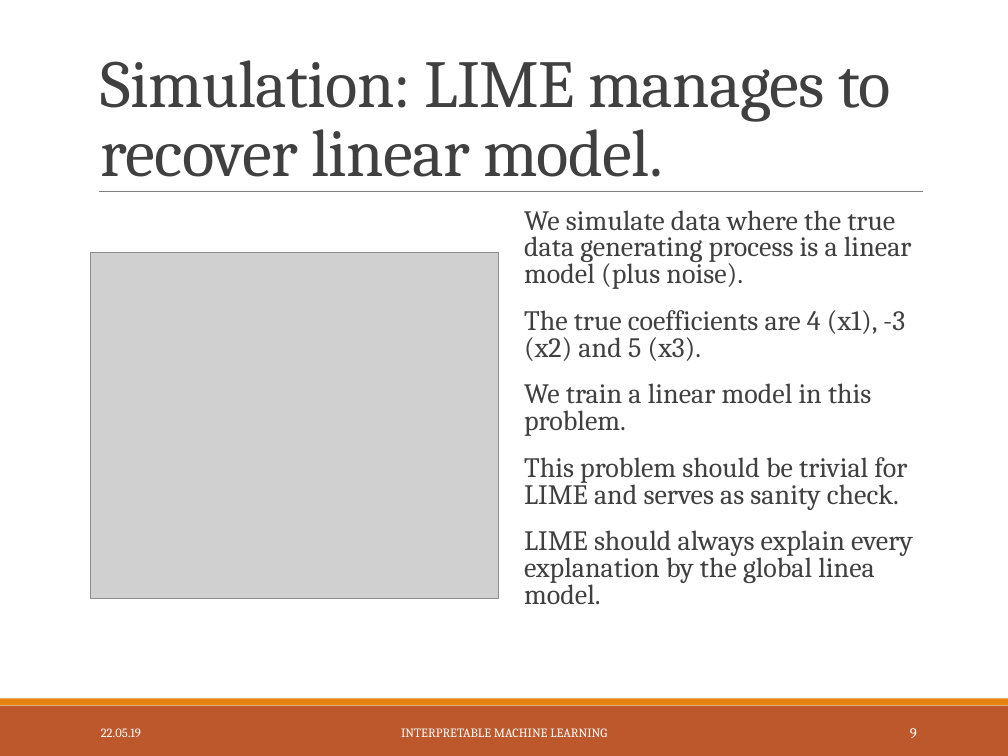
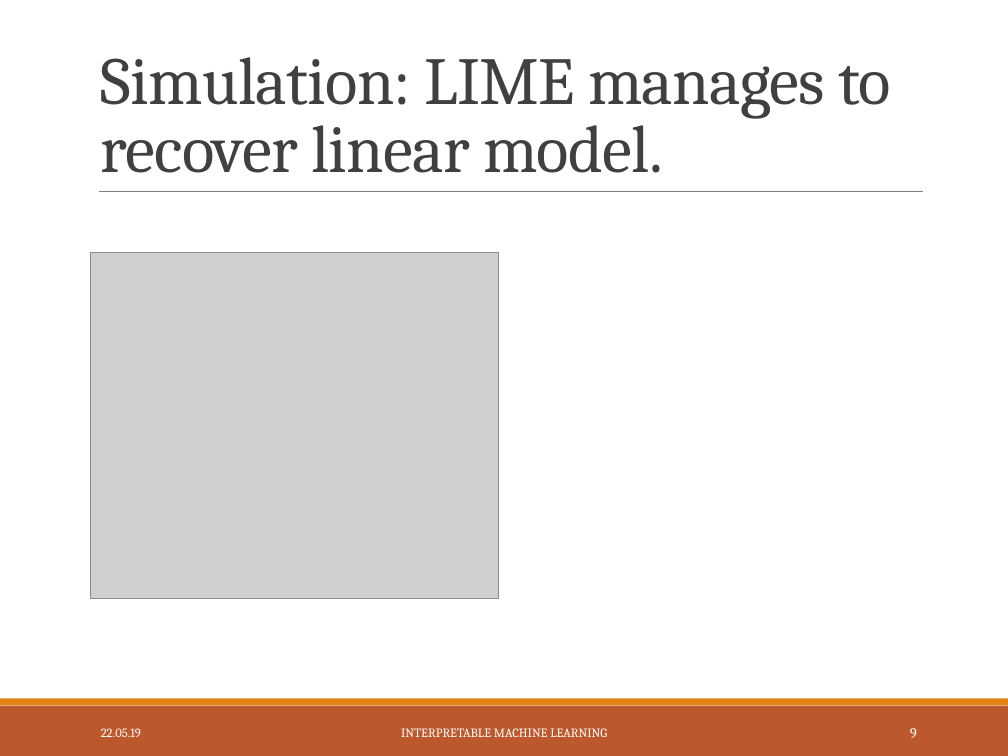
Before and after one commit to slds-lmu/iml_methods_limitations, a slide deck: slide 10 of Slides/LIME-neighbourhood.pptx. Drawn at 1008x756 pixels with LibreOffice and Linux fonts; fonts in the diff are those of the drawing; grey boxes stand for pictures. Boxes give left, top, right and bottom in pixels: in the first picture for what was removed or moved away, otherwise in the second. Text is boxed around its words. In the diff, an @@ line names an element or a change of style, - is before the commit and + after.

```diff
--- a/Slides/LIME-neighbourhood.pptx
+++ b/Slides/LIME-neighbourhood.pptx
@@ title "Simulation: LIME manages to recover ...": place and size @@
-title "Simulation: LIME manages to recover ..." at box(101, 60, 891, 177)
+title "Simulation: LIME manages to recover ..." at box(101, 57, 891, 173)
@@ text removed at box(524, 210, 913, 604) @@
-  We simulate data where the true data generating process is a linear model (plus noise).
-  The true coefficients are 4 (x1), -3 (x2) and 5 (x3).
-  We train a linear model in this problem.
-  This problem should be trivial for LIME and serves as sanity check.
-  LIME should always explain every explanation by the global linea model.
```
Also in this commit, not shown: 11 other slides changed, 4 slides added, 3 other files.
